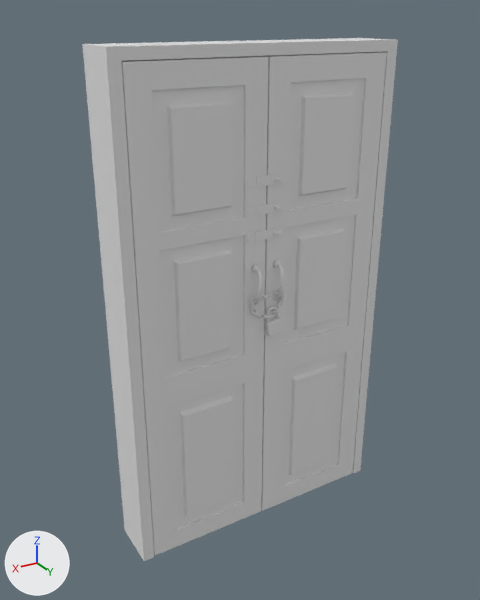
The FBX model Assets/Arts/Modeling/Assets/Porta Saida.fbx as it was, and as the next commit left it.
Rendered twice from a camera (50 mm lens) standing at (1.42, 2.28, 1.19) and looking at (0.05, -0.02, 0.04). Lighting does not change. The marker at lower left points along +X, +Y and +Z.

Names of what the first picture shows: 'Base Cadeado.001', 'Corrente.001', 'Cube.010', 'Fechadura02.001', 'Porta.001', 'Porta.002'.
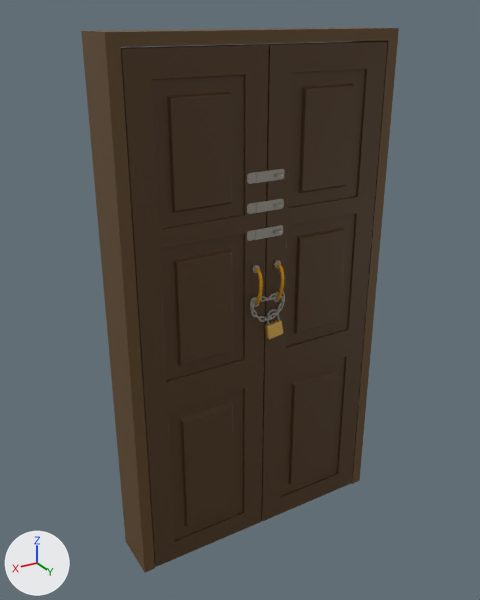
What differs and where, as boxes [x1, y1, x2, y2] in the pictures (480 x 600 px):
'Porta.002', recoloured, moved, rescaled (grey to brown): before [121, 56, 269, 555]; after [121, 44, 269, 567]
'Porta.001', recoloured, moved, rescaled (grey to brown): before [261, 52, 387, 511]; after [261, 41, 388, 521]
'Cube.010', recoloured, moved, rescaled (grey to brown): before [82, 38, 398, 561]; after [81, 27, 399, 572]
'Corrente.001', moved: before [250, 290, 285, 319]; after [250, 292, 285, 322]
'Fechadura02.001', reshaped (7% taller): before [256, 202, 284, 215]; after [256, 199, 284, 213]
'Base Cadeado.001', recoloured (grey to brown): [265, 317, 283, 340] in both

The change, as a list of edits to the scene's bpy script:
```text
Add mat_trava:
    mat_trava = principled_material('Trava')
    mat_trava.base_color = (0.384, 0.367, 0.319)  # grey #a7a399
    mat_trava.metallic = 0.5
Add mat_madeira_clara:
    mat_madeira_clara = principled_material('Madeira Clara')
    mat_madeira_clara.base_color = (0.116, 0.0604, 0.0171)  # brown #604623
Add mat_madeira_escura:
    mat_madeira_escura = principled_material('Madeira Escura')
    mat_madeira_escura.base_color = (0.0738, 0.035, 0.00833)  # brown #4d3517
Add mat_base_cadeado:
    mat_base_cadeado = principled_material('Base Cadeado')
    mat_base_cadeado.base_color = (0.801, 0.499, 0.106)  # orange #e7bb5c
    mat_base_cadeado.metallic = 0.5
Change me_plane_018:
    where me_plane_018.from_pydata(...)  # 24 vertices, 26 faces; spans x -0.0378..0.0378, y -0.0128..0.0128, z 0.0021..0.0645
    add me_plane_018.materials.append(mat_base_cadeado)  # orange #e7bb5c
Change me_cube_031:
    where me_cube_031.from_pydata(...)  # 800 vertices, 798 faces; spans x -0.5..0.0, y -0.05..0.01, z -1.11..0.99
    add me_cube_031.materials.append(mat_madeira_escura)  # brown #4d3517
Change me_cube_012:
    where me_cube_012.from_pydata(...)  # 16 vertices, 14 faces; spans x -0.62..0.62, y -0.11..0.11, z -1.05..1.09
    add me_cube_012.materials.append(mat_madeira_clara)  # brown #604623
Change me_cube_030:
    where me_cube_030.from_pydata(...)  # 800 vertices, 798 faces; spans x 0.0..0.57, y -0.07..0.01, z -1.11..0.98
    add me_cube_030.materials.append(mat_madeira_escura)  # brown #4d3517
Add me_plane_023_1:
    me_plane_023_1.from_pydata(...)  # 82 vertices, 82 faces; spans x -0.1305..0.0, y -0.02..0.02, z -0.0157..0.0009
    me_plane_023_1.materials.append(mat_trava)  # grey #a7a399
Change ob_corrente_001:
    ob_corrente_001.location: (-0.0287, 0.125, 0.081) -> (-0.0526, 0.125, 0.0849)
Change ob_porta_002:
    ob_porta_002.location: (0.571, 0.113, 0.0608) -> (0.547, 0.113, 0.0636)
    ob_porta_002.scale: (1.14, 1.45, 0.996) -> (1.14, 1.45, 1.05)
Change ob_fechadura02_001:
    ob_fechadura02_001: bpy.data.objects.new('Fechadura02.001', me_plane_022) -> bpy.data.objects.new('Fechadura02.001', me_plane_023_1)
Change ob_cube_010:
    ob_cube_010.location: (0.0, 0.0, 0.0) -> (0.0, 0.0, -0.013)
    ob_cube_010.scale: (1.0, 1.0, 1.0) -> (1.0, 1.0, 1.05)
Change ob_porta_001:
    ob_porta_001.location: (-0.571, 0.113, 0.0608) -> (-0.595, 0.113, 0.0636)
    ob_porta_001.scale: (1.0, 1.0, 1.0) -> (1.0, 1.0, 1.05)
```
